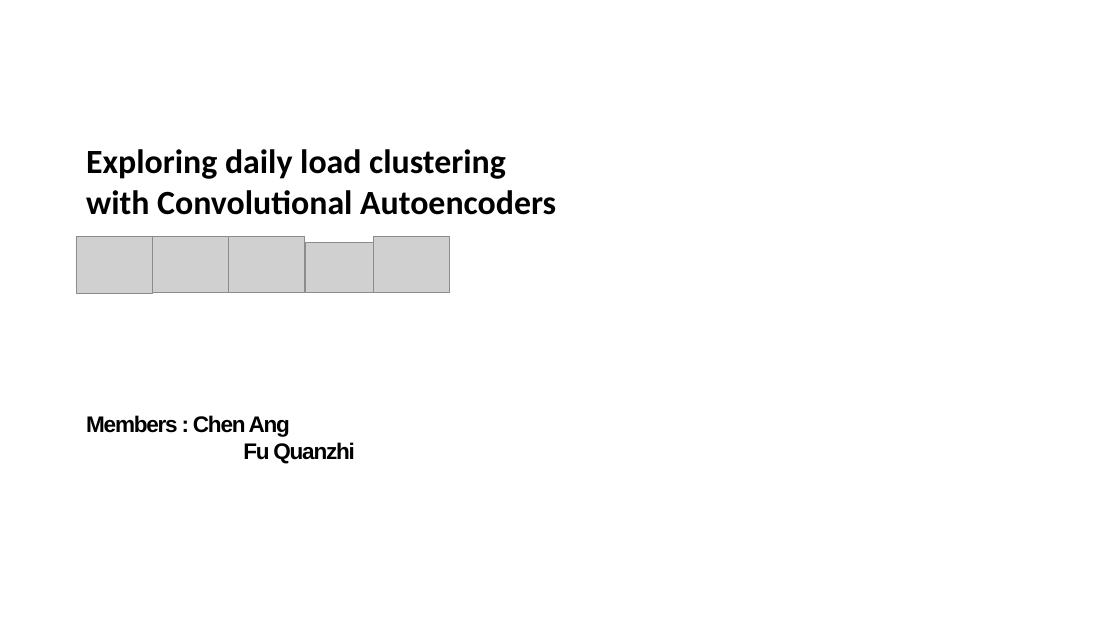
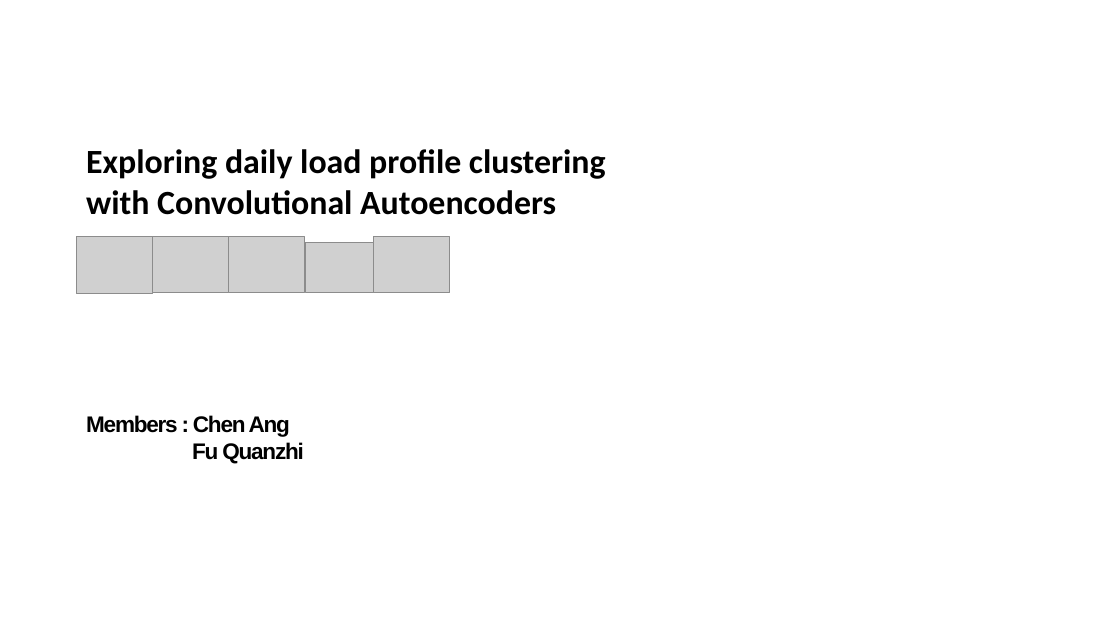
Before and after one commit to Depersonalizc/daily-load-clustering, a slide deck: slide 1 of presentation.pptx. Drawn at 1120x630 pixels with LibreOffice and Linux fonts; fonts in the diff are those of the drawing; grey boxes stand for pictures. Boxes give left, top, right and bottom in pixels: in the first picture for what was removed or moved away, otherwise in the second. Text is boxed around its words. In the diff, an @@ line names an element or a change of style, - is before the commit and + after.

```diff
--- a/presentation.pptx
+++ b/presentation.pptx
@@ text at (86,149,606,179): text changed @@
-Exploring daily load clustering
+Exploring daily load profile clustering
@@ text "Members : Chen Ang" rewrapped from (86,415,355,464) to (86,415,304,464) @@
```
Also in this commit, not shown: 2 other slides changed, 8 slides added, 1 slide removed, 12 other files.
